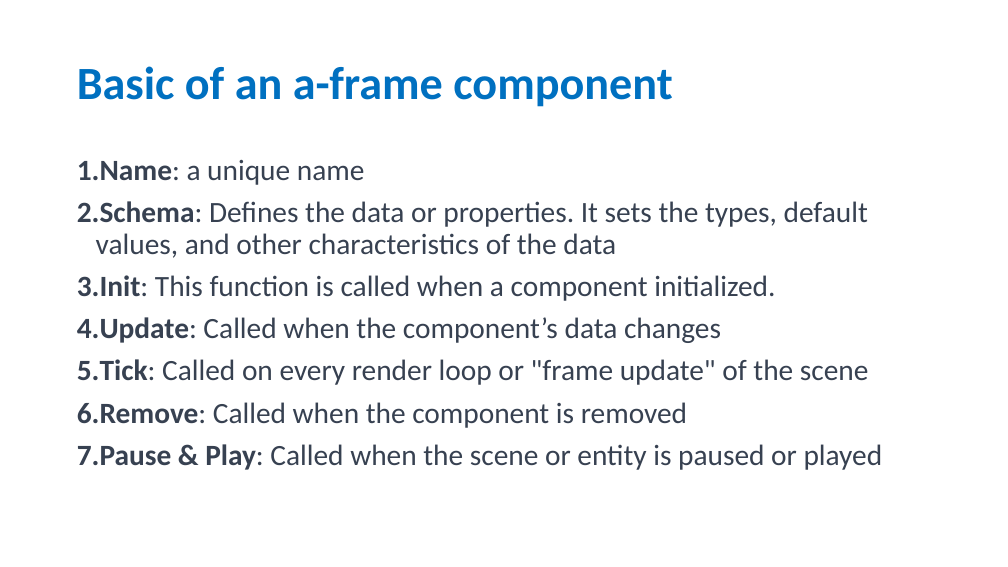
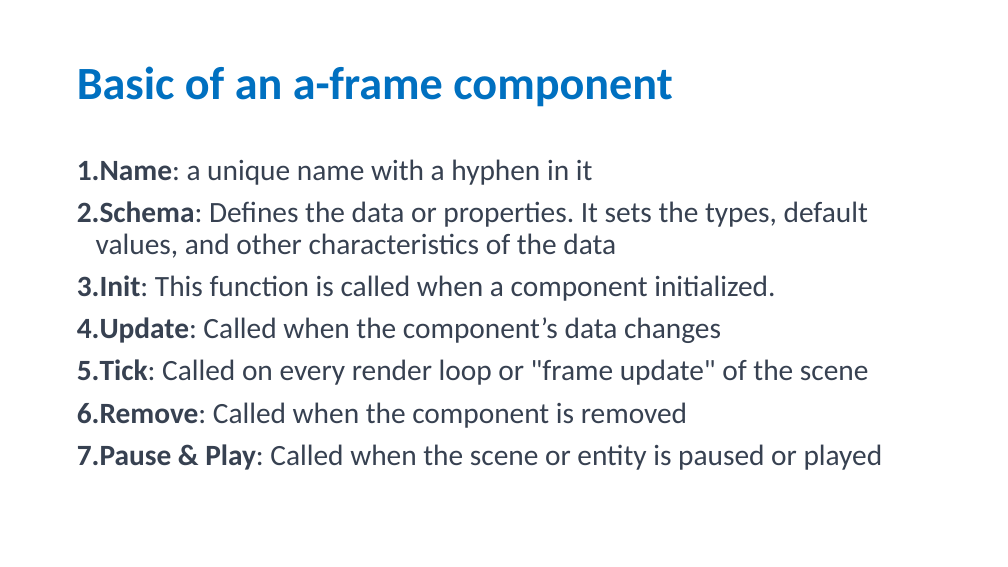
Before and after one commit to wonder-phil/AI-IoT-2025, a slide deck: slide 6 of p05/Defining-a-frame-components.pptx. Drawn at 1008x567 pixels with LibreOffice and Linux fonts; fonts in the diff are those of the drawing. Boxes give left, top, right and bottom in pixels: in the first picture for what was removed or moved away, otherwise in the second. Text is boxed around its words. In the diff, an @@ line names an element or a change of style, - is before the commit and + after.

```diff
--- a/p05/Defining-a-frame-components.pptx
+++ b/p05/Defining-a-frame-components.pptx
@@ text at [77,159,593,185]: text changed @@
-1. Name: a unique name
+1. Name: a unique name with a hyphen in it
```
Also in this commit, not shown: 1 other file.
